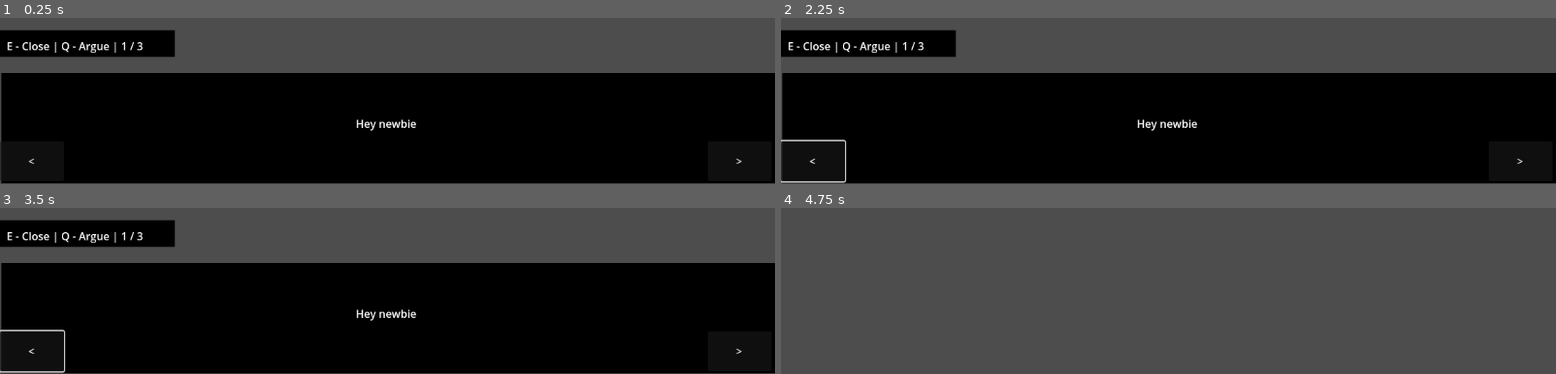
Above: before the commit, frames 1-4 (two rows, left to right).
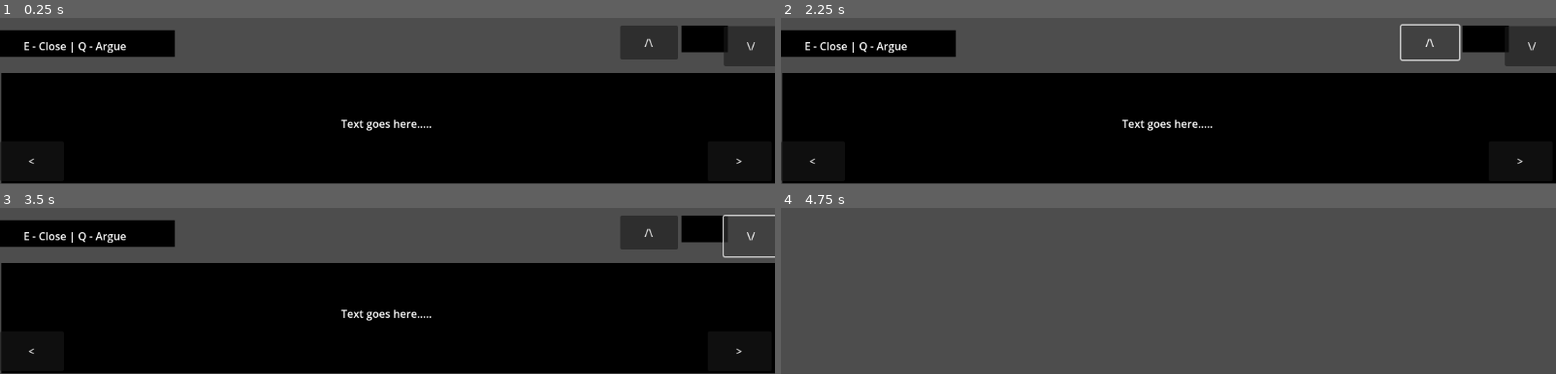
Above: after the commit, the same moments.

Repository: williby16/conspiracy
Game: Godot game, scene res://things/chat_screen.tscn
Same seed, same stepped clock (60 frames per second), same inputs: the game is played once before the commit and once after it. The project has no main scene, so this scene is started directly.
Inputs (mouse positions are in pixels of both pictures, inside the frame that each line leads up to):
- Up to frame 1 (0.25 s): no input
- Up to frame 2 (2.25 s): click ">" at 0.5 s; click "<" at 1.25 s; click (1432, 42) at 2 s, where only the run after the commit has a clickable "/\"
- Up to frame 3 (3.5 s): click (751, 236) at 2.75 s, where only the run after the commit has a clickable "\/"
- Up to frame 4 (4.75 s): tap Enter at 3.5 s; move the mouse to (outside the picture) at 3.52 s; hold Right (right) 3.53-4.28 s; hold A (A) 3.53-4.28 s; tap D (D) at 3.8, 4.35 s; tap Space (space) at 4.25 s; move the mouse to (outside the picture) at 4.27 s; hold Down (ui_down) from 4.28 s (still down); tap E (E) at 4.55 s

The runs differ from the first frame. In frame 1, 4.9% of the frame differs, in the area x 0-100%, y 4-69%; in frame 2, 3.9%; in frame 3, 3.8%; in frame 4, nothing differs.
Error after the commit: Invalid call. Nonexistent function 'get_groups' in base 'Nil'. (res://Scripts/chat_screen.gd:50)

Commit message:
chatLoopImproved

Diff:
--- a/Scripts/chat_screen.gd
+++ b/Scripts/chat_screen.gd
@@ -12,26 +12,51 @@
 
 var arguing = false;
 
+var currConvo = []; # this will later be loaded from a save file (ex. abdeaa)
+var currIndex = 0;
+
 func set_person(person):
 	personObj = person;
 
 # Called when the node enters the scene tree for the first time.
 func _ready() -> void:
-	conversation = load_conversation(personObj)
-	load_text(conversation["text"][currTxt])
+	# idk why but it breaks if I dont return and set conversation
+	conversation = load_conversation("a")
+
+	if currConvo.size() == 0:
+		# trigger first convo
+		currConvo.append("a") # LOAD FROM FILE # save to file when queue freed
+		# call this from first convo actuall
+		load_text(conversation["text"][currTxt]) # IF FIRST TIME LOADING TEXT, LOAD THE FIRST ONE!!!
 
 func load_text(txt : String):
 	$Talking.clear()
 	$Talking.add_text(txt)
 	$reminder.clear()
 	$reminder.add_text("E - Close | Q - Argue | " + str(currTxt+1) + " / " + str(conversation["text"].size()))
+	$conversationNum.clear()
+	$conversationNum.add_text(str(currIndex+1) + " / " + str(currConvo.size()))
+
+func update_text():
+	var updt = $Talking.get_parsed_text()
+	load_text(updt)
+
 
 func load_conversation(ID):
 	#print(ID.get_groups())
-	return {
-	"text": ["Hey newbie", "Erhm learn how to play buddy", "end of conversation."],
-	"argue": [{"tag->tag": "null"}, {"tag->tag": "null"}, {"tag->tag": "null"}]
-}
+	var file = FileAccess.open("res://things/dialouge_tree.json", FileAccess.READ)
+	var content = file.get_as_text()
+	var myJSON = JSON.parse_string(content)
+	myJSON = myJSON[personObj.get_groups()[2]] # magic num should group for persons name
+	if currConvo.size() != 0:
+		currTxt = 0
+		conversation = myJSON[ID]
+		load_text(myJSON[ID]["text"][0])
+	return myJSON[ID]
+	#return {
+	#"text": ["Hey newbie", "Erhm learn how to play buddy", "end of conversation."],
+	#"argue": [{"tag->tag": "a"}, {"tag->tag": "b"}, {"tag->tag": "c"}] # letters are next conversation to load
+#}# remember where you came from
 
 func set_id(ID : String):
 	id = ID;
@@ -52,6 +77,17 @@
 	currTxt -= 1
 	load_text(conversation["text"][currTxt])
 
+func _on_down_pressed() -> void:
+	if currIndex < currConvo.size()-1:
+		currIndex += 1
+		conversation = load_conversation(currConvo[currIndex])
+
+func _on_up_pressed() -> void:
+	if currIndex != 0:
+		currIndex -= 1;
+		conversation = load_conversation(currConvo[currIndex])
+
+
 func argue():
 	arguing = true;
 	var logic = get_parent().get_child(1); # SHOULD be logic world # maybe run this within
@@ -60,7 +96,15 @@
 	add_child(this_menu);
 
 func resolve_argue(results):
-	print(results) # load in new conversation for results, then change group to proper npc group
+	#print(results) # load in new conversation for results, then change group to proper npc group
+	if conversation["argue"][currTxt]["key"] == results:
+		currConvo.append(conversation["argue"][currTxt]["result"])
+		# update text for convo number
+		# display confirm text
+	else:
+		pass
+		# play confused text
+	update_text()
 	get_children()[-1].queue_free();
 	stop_argue()
 
@@ -77,5 +121,9 @@
 			_on_left_pressed();
 		if Input.is_action_just_pressed("right"):
 			_on_right_pressed();
+		if Input.is_action_just_pressed("up"):
+			_on_up_pressed();
+		if Input.is_action_just_pressed("down"):
+			_on_down_pressed();
 	elif arguing and Input.is_action_just_pressed("Q"):
 		stop_argue();
--- a/project.godot
+++ b/project.godot
@@ -87,6 +87,16 @@
 "events": [Object(InputEventKey,"resource_local_to_scene":false,"resource_name":"","device":-1,"window_id":0,"alt_press …(195 unchanged characters)…
 ]
 }
+up={
+"deadzone": 0.2,
+"events": [Object(InputEventKey,"resource_local_to_scene":false,"resource_name":"","device":-1,"window_id":0,"alt_pressed":false,"shift_pressed":false,"ctrl_pressed":false,"meta_pressed":false,"pressed":false,"keycode":0,"physical_keycode":4194320,"key_label":0,"unicode":0,"location":0,"echo":false,"script":null)
+]
+}
+down={
+"deadzone": 0.2,
+"events": [Object(InputEventKey,"resource_local_to_scene":false,"resource_name":"","device":-1,"window_id":0,"alt_pressed":false,"shift_pressed":false,"ctrl_pressed":false,"meta_pressed":false,"pressed":false,"keycode":0,"physical_keycode":4194322,"key_label":0,"unicode":0,"location":0,"echo":false,"script":null)
+]
+}
 
 [layer_names]
 
--- a/things/chat_screen.tscn
+++ b/things/chat_screen.tscn
@@ -18,6 +18,13 @@
 offset_top = 418.0
 offset_right = 260.0
 offset_bottom = 458.0
+color = Color(0, 0, 0, 1)
+
+[node name="ColorRect3" type="ColorRect" parent="boxes"]
+offset_left = 1013.0
+offset_top = 411.0
+offset_right = 1082.0
+offset_bottom = 451.0
 color = Color(0, 0, 0, 1)
 
 [node name="Talking" type="RichTextLabel" parent="."]
@@ -52,5 +59,27 @@
 horizontal_alignment = 1
 vertical_alignment = 1
 
+[node name="conversationNum" type="RichTextLabel" parent="."]
+offset_left = 1014.0
+offset_top = 410.0
+offset_right = 1086.0
+offset_bottom = 448.0
+
+[node name="up" type="Button" parent="."]
+offset_left = 922.0
+offset_top = 411.0
+offset_right = 1008.0
+offset_bottom = 462.0
+text = "/\\"
+
+[node name="down" type="Button" parent="."]
+offset_left = 1076.0
+offset_top = 412.0
+offset_right = 1158.0
+offset_bottom = 472.0
+text = "\\/"
+
 [connection signal="pressed" from="right" to="." method="_on_right_pressed"]
 [connection signal="pressed" from="left" to="." method="_on_left_pressed"]
+[connection signal="pressed" from="up" to="." method="_on_up_pressed"]
+[connection signal="pressed" from="down" to="." method="_on_down_pressed"]
--- /dev/null
+++ b/things/dialouge_tree.json
@@ -0,0 +1,13 @@
+{"simpleMan": {
+"a": {"text":["-- initial conversation --", "Hey newbie!", "ermh learn to code buddy", "welp thats all I have to say"],
+      "argue":[{"key": "simpleMan", "result": "b"}]
+    },
+"b": {"text": ["-- testing --"],
+      "argue":[]},
+"c": {"text": ["-- next test. ruhhh --", "hello"]},
+"d": {},
+"e": {}
+},
+"npc2": {
+
+}}
